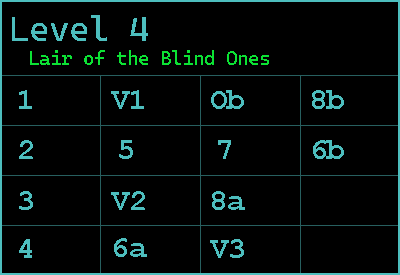
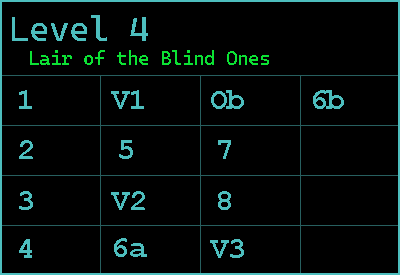
Layered file, before and after one edit (400×275). Changes by layer:
removed layer "6b" over [313, 140, 344, 159]
renamed "8b" to "6b", painted on it over [312, 90, 326, 109]
renamed "8a" to "8", painted on it over [212, 191, 245, 210]
